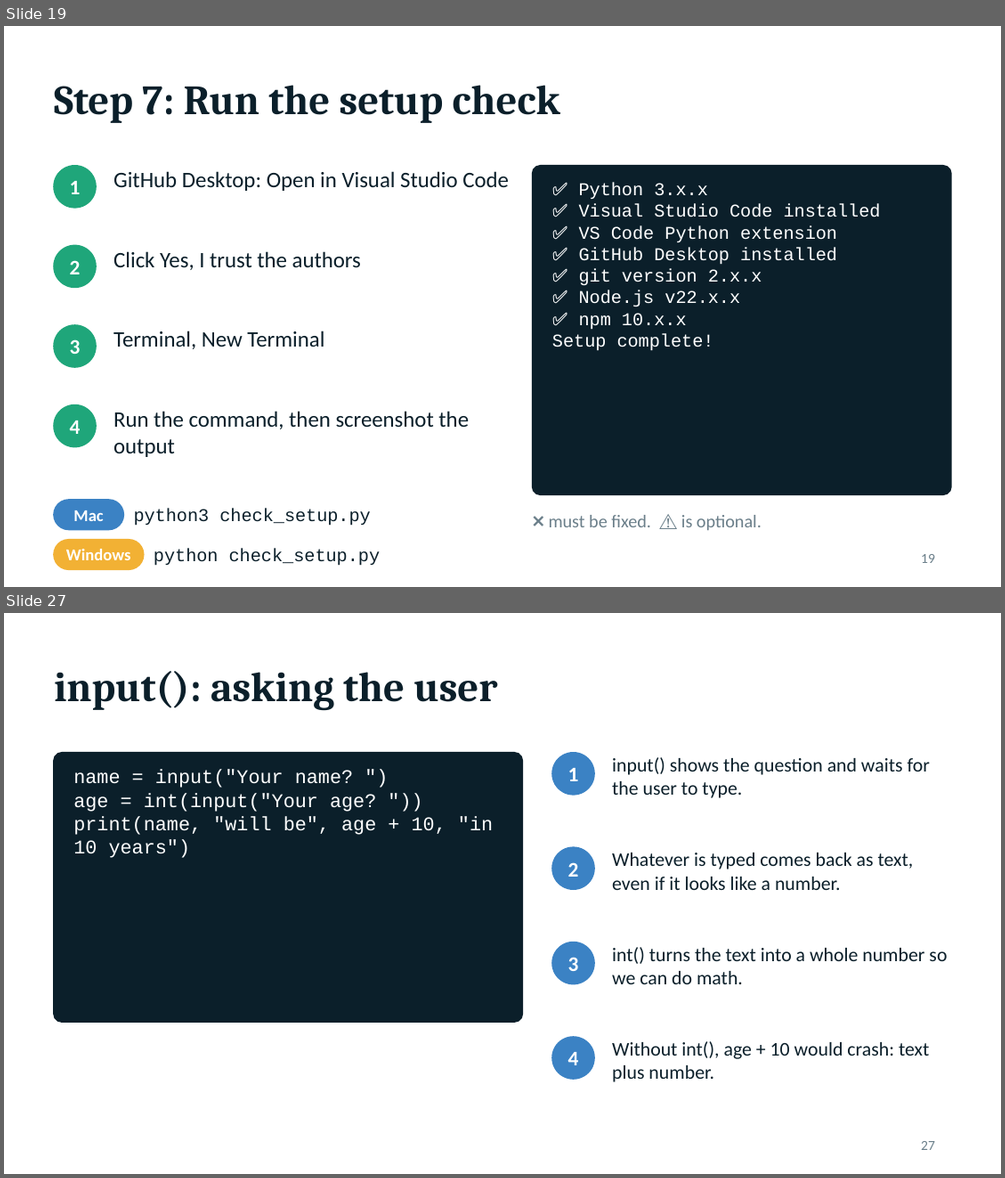
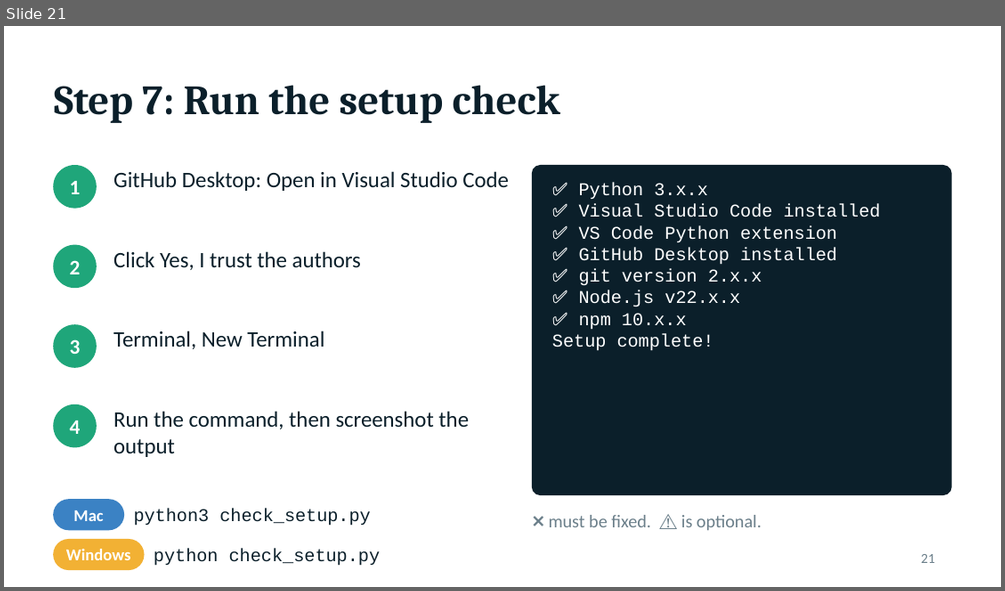
Before and after one commit to ccunnect-tech/BFA, a slide deck: class-1/docs/class-1-setup.pptx. Shown one above the other, each under a label of ours: slides 19 and 27 before the commit, slide 21 after it; the slides between them are not shown. The pictures are 1005x1178 and 1005x591 pixels, drawn with LibreOffice and Linux fonts; fonts in the diff are those of the drawing. Boxes give left, top, right and bottom in pixels: in the first picture for what was removed or moved away, otherwise in the second. Text is boxed around its words. In the diff, an @@ line names an element or a change of style, - is before the commit and + after.

```diff
--- a/class-1/docs/class-1-setup.pptx
+++ b/class-1/docs/class-1-setup.pptx
@@ slide 27 removed at (4, 613, 1001, 1174), background #FFFFFF @@
@@ title removed at (54, 671, 497, 711) @@
-input(): asking the user
@@ rounded rectangle removed at (54, 753, 522, 1022) @@
@@ text removed at (73, 770, 493, 858) @@
-name = input("Your name? ")
-age = int(input("Your age? "))
-print(name, "will be", age + 10, "in 10 years")
@@ ellipse removed at (552, 753, 594, 795) @@
@@ text removed at (568, 768, 579, 781) @@
-1
@@ text removed at (612, 757, 930, 798) @@
-input() shows the question and waits for the user to type.
@@ ellipse removed at (552, 847, 594, 889) @@
@@ text removed at (612, 852, 914, 890) @@
-Whatever is typed comes back as text, even if it looks like a number.
@@ text removed at (568, 862, 579, 876) @@
-2
@@ ellipse removed at (552, 942, 594, 984) @@
@@ text removed at (568, 957, 579, 971) @@
-3
@@ text removed at (612, 947, 947, 984) @@
-int() turns the text into a whole number so we can do math.
@@ ellipse removed at (552, 1037, 594, 1078) @@
@@ text removed at (568, 1052, 579, 1065) @@
-4
@@ text removed at (612, 1041, 929, 1082) @@
-Without int(), age + 10 would crash: text plus number.
@@ page number removed at (921, 1141, 935, 1150) @@
-27
@@ what was slide 19 is now slide 21 @@
@@ page number at (921, 554, 935, 563): text changed @@
-19
+21
```
Also in this commit, not shown: 2 slides added, 17 other slides removed, 11 other files.
